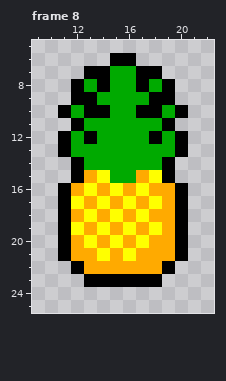
File history of a pixel-art file, Assets/Sprites/PaintToolbox/stickers.ase. The picture above was drawn from the file before the commit.
32x32 pixels, 22 frames. Shown: frame 8: x 9..22, y 5..25. The old version is drawn lined up with the new one.
And afterwards:
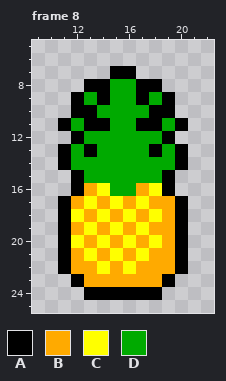
Palette (. is transparent): A #000000  B #ffaa00  C #ffff00  D #00aa00
The commit says: Added STICKERS! Added sticker menu!
The edit:
whole drawing moved by +0,+1 (the old picture is shown already moved)
--- frame 8
@@ x 9..22 @@
  5 ..............
- 6 ......AA......
- 7 ....AADDAA....
- 8 ...ADADDADA...
- 9 ...AADDDDAA...
-10 ..ADAADDAADA..
-11 ...ADDDDDDA...
-12 ..ADADDDDADA..
-13 ..ADDDDDDDDA..
-14 ...ADDDDDDA...
-15 ...ABCDDBCA...
-16 ..ABCBCBCBBA..
-17 ..ACBCBCBCBA..
-18 ..ABCBCBCBBA..
-19 ..ACBCBCBCBA..
-20 ..ABCBCBCBBA..
-21 ..ABBCBCBBBA..
-22 ...ABBBBBBA...
-23 ....AAAAAA....
-24 ..............
+ 6 ..............
+ 7 ......AA......
+ 8 ....AADDAA....
+ 9 ...ADADDADA...
+10 ...AADDDDAA...
+11 ..ADAADDAADA..
+12 ...ADDDDDDA...
+13 ..ADADDDDADA..
+14 ..ADDDDDDDDA..
+15 ...ADDDDDDA...
+16 ...ABCDDBCA...
+17 ..ABCBCBCBBA..
+18 ..ACBCBCBCBA..
+19 ..ABCBCBCBBA..
+20 ..ACBCBCBCBA..
+21 ..ABCBCBCBBA..
+22 ..ABBCBCBBBA..
+23 ...ABBBBBBA...
+24 ....AAAAAA....
 25 ..............
